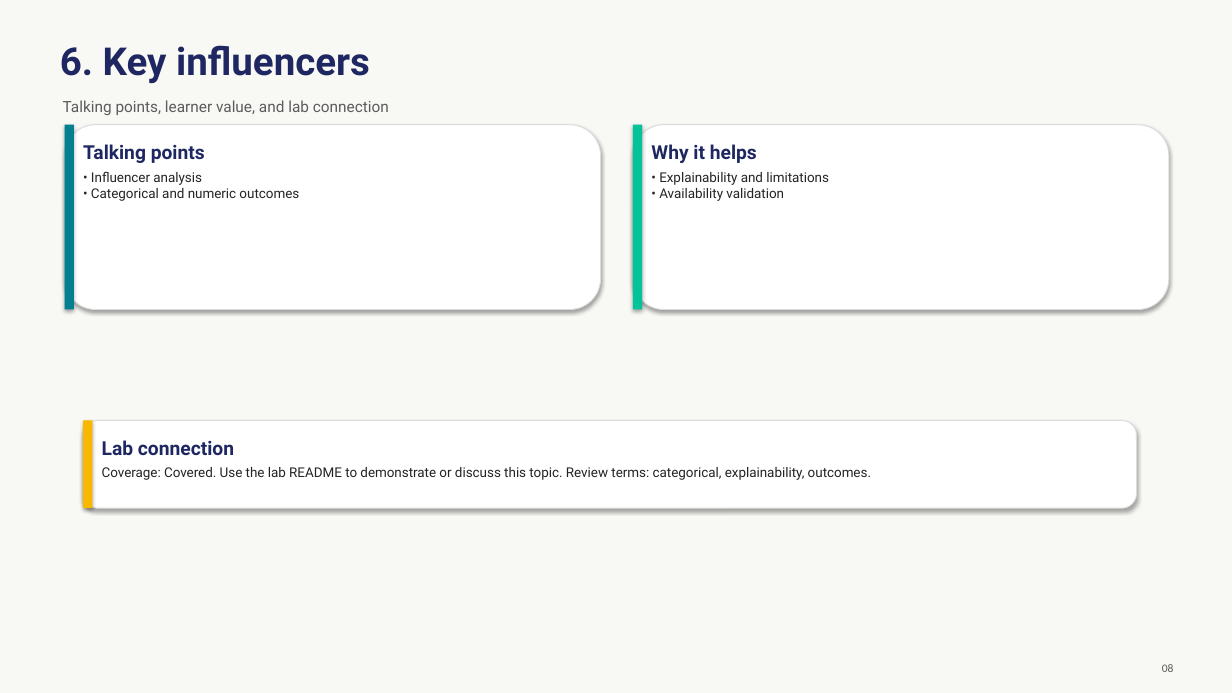
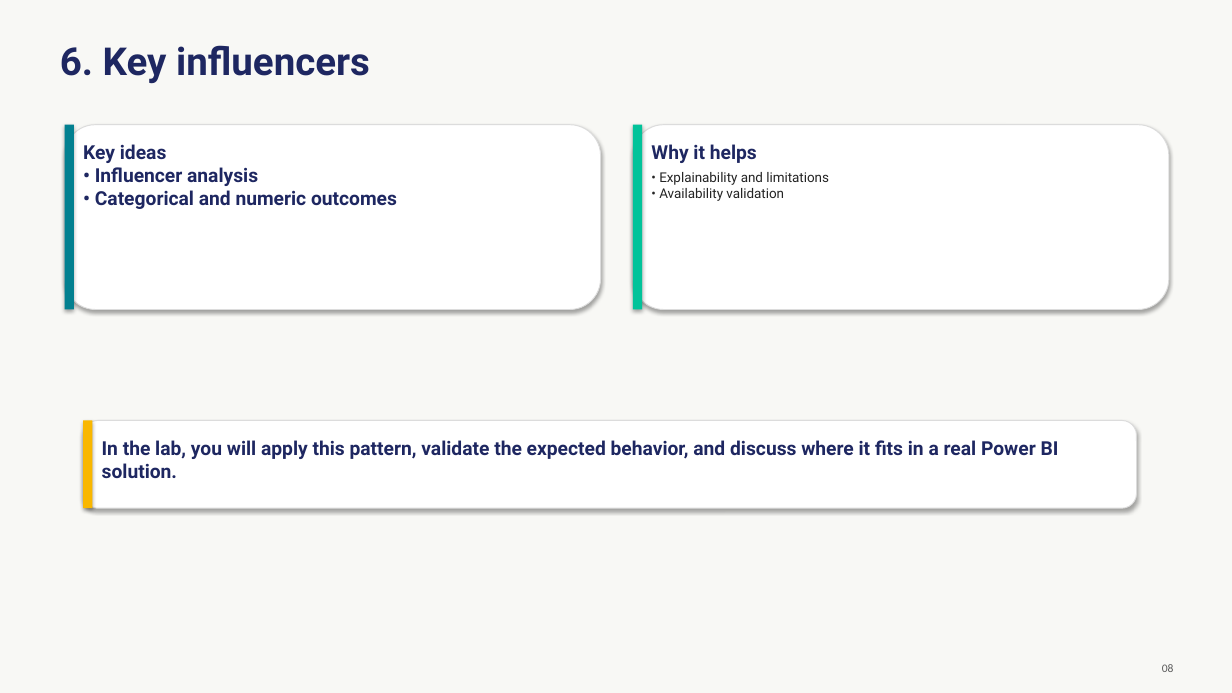
Before and after one commit to Coding-Forge/PBI-Advanced-Factory, a slide deck: slide 8 of modules/06-advanced-analytics-ai/assets/advanced-analytics-ai.pptx. Drawn at 1232x693 pixels with LibreOffice and Linux fonts; fonts in the diff are those of the drawing. Boxes give left, top, right and bottom in pixels: in the first picture for what was removed or moved away, otherwise in the second. Text is boxed around its words. In the diff, an @@ line names an element or a change of style, - is before the commit and + after.

```diff
--- a/modules/06-advanced-analytics-ai/assets/advanced-analytics-ai.pptx
+++ b/modules/06-advanced-analytics-ai/assets/advanced-analytics-ai.pptx
@@ text removed at (x1=63, y1=100, x2=389, y2=115) @@
-Talking points, learner value, and lab connection
@@ text at (x1=83, y1=144, x2=397, y2=209): text changed; size 10.5 to 15 pt; text colour #242424 to #1E2761; bold on @@
-Talking points
-• Influencer analysis
-• Categorical and numeric outcomes
+Key ideas
+• Influencer analysis
+• Categorical and numeric outcomes
@@ text at (x1=102, y1=440, x2=1059, y2=478): text changed; size 10.5 to 15 pt; text colour #242424 to #1E2761; bold on @@
-Lab connection
-Coverage: Covered. Use the lab README to demonstrate or discuss this topic. Review terms: categorical, explainability, outcomes.
+In the lab, you will apply this pattern, validate the expected behavior, and discuss where it fits in a real Power BI solution.
```
Also in this commit, not shown: 13 other slides changed, 10 other files.
